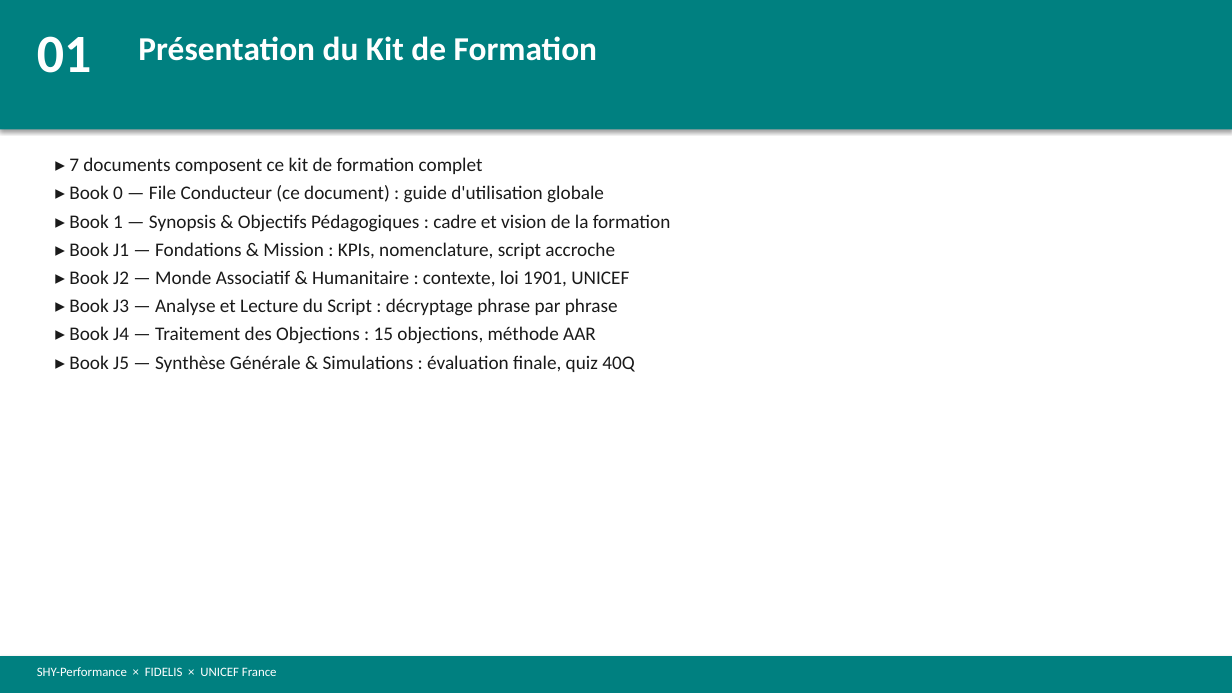
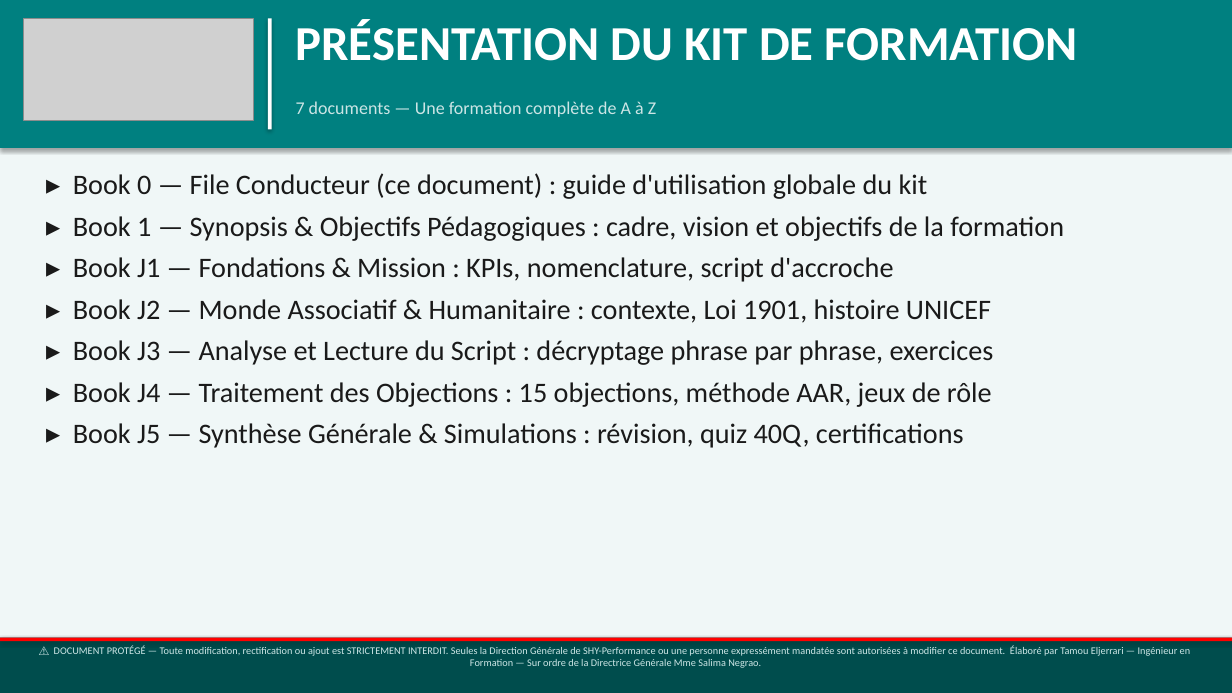
Before and after one commit to madsenfatou-code/fatou, a slide deck: slide 2 of FIM_Book0_FileConducteur.pptx. Drawn at 1232x693 pixels with LibreOffice and Linux fonts; fonts in the diff are those of the drawing; grey boxes stand for pictures. Boxes give left, top, right and bottom in pixels: in the first picture for what was removed or moved away, otherwise in the second. Text is boxed around its words. In the diff, an @@ line names an element or a change of style, - is before the commit and + after.

```diff
--- a/FIM_Book0_FileConducteur.pptx
+++ b/FIM_Book0_FileConducteur.pptx
@@ rectangle: place and size @@
-rectangle at (0, 0, 1232, 129)
+rectangle at (0, 0, 1232, 148)
@@ rectangle added at (0, 0, 1232, 693), fill #F0F7F7 @@
@@ picture added at (23, 18, 253, 120) @@
@@ rectangle added at (268, 18, 272, 129), fill #FFFFFF @@
@@ text at (296, 20, 1078, 61): text changed; size 26 to 38 pt @@
-Présentation du Kit de Formation
+PRÉSENTATION DU KIT DE FORMATION
@@ text removed at (37, 36, 92, 73) @@
-01
@@ text added at (296, 101, 656, 117), 14 pt, text #CCE5E5 @@
+7 documents — Une formation complète de A à Z
@@ text at (73, 173, 1064, 448): text changed; size 15 to 22 pt @@
-▸ 7 documents composent ce kit de formation complet
-▸ Book 0 — File Conducteur (ce document) : guide d'utilisation globale
-▸ Book 1 — Synopsis & Objectifs Pédagogiques : cadre et vision de la formation
-▸ Book J1 — Fondations & Mission : KPIs, nomenclature, script accroche
-▸ Book J2 — Monde Associatif & Humanitaire : contexte, loi 1901, UNICEF
-▸ Book J3 — Analyse et Lecture du Script : décryptage phrase par phrase
-▸ Book J4 — Traitement des Objections : 15 objections, méthode AAR
-▸ Book J5 — Synthèse Générale & Simulations : évaluation finale, quiz 40Q
+▸ Book 0 — File Conducteur (ce document) : guide d'utilisation globale du kit
+▸ Book 1 — Synopsis & Objectifs Pédagogiques : cadre, vision et objectifs de la formation
+▸ Book J1 — Fondations & Mission : KPIs, nomenclature, script d'accroche
+▸ Book J2 — Monde Associatif & Humanitaire : contexte, Loi 1901, histoire UNICEF
+▸ Book J3 — Analyse et Lecture du Script : décryptage phrase par phrase, exercices
+▸ Book J4 — Traitement des Objections : 15 objections, méthode AAR, jeux de rôle
+▸ Book J5 — Synthèse Générale & Simulations : révision, quiz 40Q, certifications
@@ rectangle: place and size @@
-rectangle at (0, 656, 1232, 693)
+rectangle at (0, 638, 1232, 693)
@@ rectangle at (0, 638, 1232, 693): fill #008080 to #004D4D @@
@@ rectangle added at (0, 638, 1232, 641), fill #FF0000 @@
@@ text added at (54, 645, 1191, 668), 8 pt, text #CCE5E5 @@
+⚠ DOCUMENT PROTÉGÉ — Toute modification, rectification ou ajout est STRICTEMENT INTERDIT. Seules la Direction Générale de SHY-Performance ou une personne expressément mandatée sont autorisées à modifier ce document. Élaboré par Tamou Eljerrari — Ingénieur en Formation — Sur ordre de la Directrice Générale Mme Salima Negrao.
@@ text removed at (37, 667, 277, 676) @@
-SHY-Performance × FIDELIS × UNICEF France
```
Also in this commit, not shown: 4 other slides changed, 2 slides added, 2 slides removed, 2 other files.
